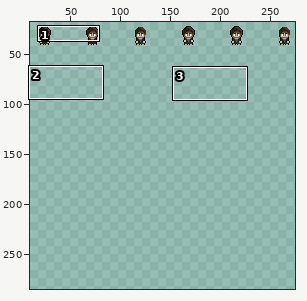
One commit to this sprite sheet: NPC/sprites/npc_dan.png. The picture above shows the old version from afar; the outline marks the close-up.
Close-up. As it was:
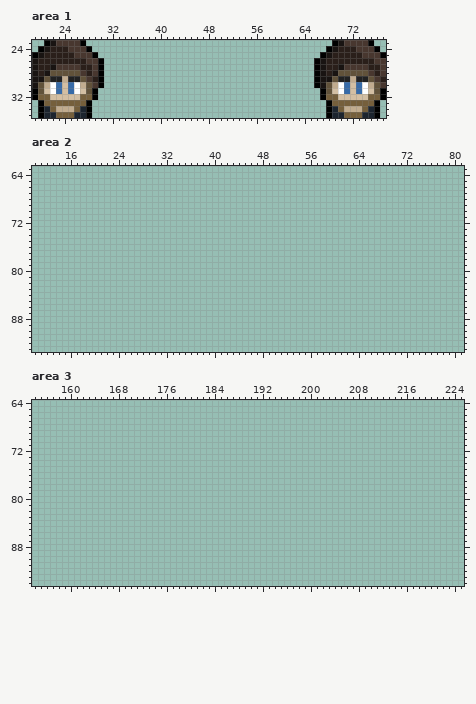
The file is 288x480 pixels. Colours within 5 levels of each other are drawn and written as one. Shown: area 1: x 19..77, y 23..35; area 2: x 10..81, y 63..93; area 3: x 154..225, y 64..94. The wide view leaves out empty margins. The commit also changed other parts of the picture, which this record leaves out.
Now the later version:
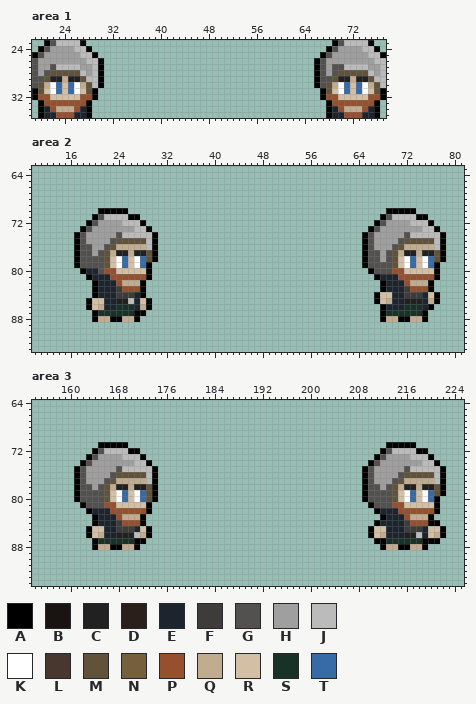
Palette (. is transparent): A #000000  B #191412  C #212121  D #2a1f1a  E #1c242e  F #3d3c3b  G #535150  H #9f9f9f  J #bbbbbb  K #ffffff  L #48372f  M #61523a  N #755f3c  P #97502e  Q #c1ac8f  R #d3bfa3  S #183228  T #376ba8
From old to new:
Area 1:
y 23: x 22..26 BLLLL -> GJJJJ; x 70..74 BLLLL -> GJJJJ
y 24: x 21..27 BDDDLLL -> GHHHHJJ; x 69..75 BDDDLLL -> GHHHHJJ
y 25: x 20..28 BDDDDDLLL -> GHHHHHHJJ; x 68..76 BDDDDDLLL -> GHHHHHHJJ
y 26: x 19..29 BDDDDDDDDLL -> GHHHHHHHHJJ; x 67..77 BDDDDDDDDLL -> GHHHHHHHHJJ
y 27: x 19..29 BDDBLLLLDDL -> GHHGJJJJHHJ; x 67..77 BDDBLLLLDDL -> GHGGJJJJHHJ
y 28: x 19..21 BDB -> GHG; x 27..29 LDL -> JHJ; x 67..69 BDB -> GHG; x 75..77 LDL -> JHJ
y 29: x 19..20 BB -> GG; x 28..29 LD -> JJ; x 67..68 BB -> GG; x 76..77 LD -> JJ
y 30: x 19 B -> G; x 29 L -> J; x 67 B -> G; x 77 L -> J
y 32: x 20..21 NN -> PP; x 27..28 NN -> PP; x 68..69 NN -> PP; x 75..76 NN -> PP
y 33: x 21..27 NNNNNNN -> PPPPPPP; x 69..75 NNNNNNN -> PPPPPPP
y 34: x 22 N -> P; x 26 N -> P; x 70 N -> P; x 74 N -> P
y 35: x 23..25 NNN -> PPP; x 71..73 NNN -> PPP
Area 2:
y 70: x 21..25 ..... -> AAAAA; x 69..73 ..... -> AAAAA
y 71: x 20..27 ........ -> AGJJJJAA; x 68..75 ........ -> AGJJJJAA
y 72: x 19..28 .......... -> AGHHHHJJJA; x 67..76 .......... -> AGHHHHJJJA
y 73: x 18..29 ............ -> AGHHHHHHHJJA; x 66..77 ............ -> AGHHHHHHHJJA
y 74: x 17..30 .............. -> AGHHHHHGJJJJJA; x 65..78 .............. -> AGHHHHHGJJJJJA
y 75: x 17..30 .............. -> AGHHHHGMMMMMJA; x 65..78 .............. -> AGHHHHGMMMMMJA
y 76: x 17..30 .............. -> AGGHHGMQQQQQJA; x 65..78 .............. -> AGHHHGMQQQQQJA
y 77: x 17..30 .............. -> AGGHGMQCCQCCMA; x 65..78 .............. -> AGGHGMQCCQCCMA
y 78: x 17..30 .............. -> AGGGGMRKTRKTMA; x 65..78 .............. -> AGGHGMRKTRKTMA
y 79: x 17..29 ............. -> AGGGGMRKTRKTA; x 65..77 ............. -> AGGGGMRKTRKTA
y 80: x 18..29 ............ -> AEEGPPRRRRRA; x 66..77 ............ -> AGGGPPRRRRRA
y 81: x 19..29 ........... -> AEEEPPPPPPA; x 67..77 ........... -> AEEEPPPPPPA
y 82: x 20..28 ......... -> AEEEPQQQA; x 68..76 ......... -> AEEEPQQQA
y 83: x 20..28 ......... -> AEEEFPPPA; x 68..76 ......... -> AEEEFPPPA
y 84: x 20..28 ......... -> AEEEFFFEA; x 67..77 ........... -> ARREEFFFERA
y 85: x 19..29 ........... -> ARREECCJERA; x 67..77 ........... -> ARQEECCCEQA
y 86: x 19..29 ........... -> ARQEESSSEQA; x 68..76 ......... -> AEEESSSEA
y 87: x 20..28 ......... -> ASSSSSSAA; x 68..75 ........ -> ASSSSSSA
y 88: x 20..27 ........ -> AQQAAQQA; x 68..75 ........ -> AQQAAQQA
Area 3:
y 71: x 165..169 ..... -> AAAAA; x 213..217 ..... -> AAAAA
y 72: x 164..171 ........ -> AGJJJJAA; x 212..219 ........ -> AGJJJJAA
y 73: x 163..172 .......... -> AGHHHHJJJA; x 211..220 .......... -> AGHHHHJJJA
y 74: x 162..173 ............ -> AGHHHHHHHJJA; x 210..221 ............ -> AGHHHHHHHJJA
y 75: x 161..174 .............. -> AGHHHHHGJJJJJA; x 209..222 .............. -> AGHHHHHGJJJJJA
y 76: x 161..174 .............. -> AGHHHHGMMMMMJA; x 209..222 .............. -> AGHHHHGMMMMMJA
y 77: x 161..174 .............. -> AGHHHGMQQQQQJA; x 209..222 .............. -> AGHHHGMQQQQQJA
y 78: x 161..174 .............. -> AGGHGMQCCQCCMA; x 209..222 .............. -> AGGHGMQCCQCCMA
y 79: x 161..174 .............. -> AGGGGMRKTRKTMA; x 209..222 .............. -> AGGGGMRKTRKTMA
y 80: x 161..174 .............. -> AGGGGMRKTRKTMA; x 209..221 ............. -> AGGGGMRKTRKTA
y 81: x 162..173 ............ -> AGGGPPRRRRRA; x 210..221 ............ -> AGGGPPRRRRRA
y 82: x 163..173 ........... -> AEEEPPPPPPA; x 211..221 ........... -> AEEEPPPPPPA
y 83: x 164..172 ......... -> AEEEPQQQA; x 212..220 ......... -> AEEEPQQQA
y 84: x 164..172 ......... -> AEEEFPPPA; x 211..221 ........... -> AEEEEFPPPAA
y 85: x 163..173 ........... -> ARREEFFFERA; x 210..222 ............. -> ARREEEFFFERRA
y 86: x 163..173 ........... -> ARQEECCCJQA; x 210..222 ............. -> ARQEEECCJERQA
y 87: x 164..172 ......... -> ASSSSSSAA; x 211..221 ........... -> AASSSSSSAAA
y 88: x 164..171 ........ -> AQQAAQQA; x 212..219 ........ -> AQQAAQQA
Pixel boxes of the changes (left, top, right, bottom) in both close-ups:
changed: (32, 40, 98, 118)
changed: (320, 40, 386, 118)
added: (74, 208, 158, 322)
added: (362, 208, 446, 322)
added: (74, 442, 158, 550)
added: (362, 442, 446, 550)
